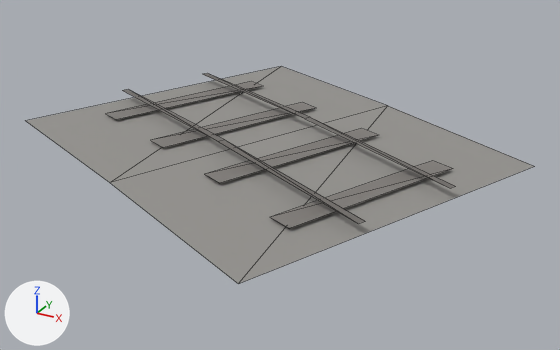
The glTF model web/public/models/trains/tiles/r_-7_1.glb, before and after one commit.
Before and after are seen from a camera (50 mm lens) standing at (-1201.55, 390.8, -6.18) and looking at (-1206.15, 399.15, -10.36). Lighting does not change. The marker at lower left points along +X, +Y and +Z. The first picture is the older version. Mesh edges are drawn as thin lines. Vertices at exactly the same position are counted once.
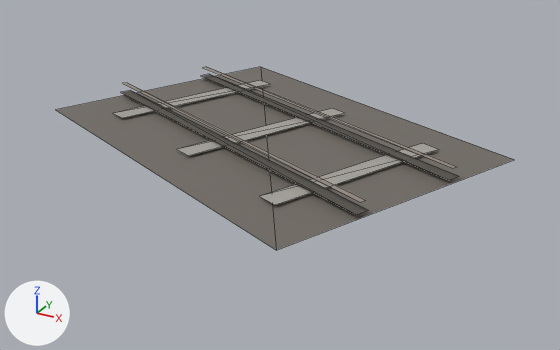
Boxes [x1, y1, x2, y2] around the edits, measured in the pictures (560 x 350 px):
'Mesh_0', reshaped, moved, rescaled (10% narrower, 16% shorter)
    before: [26, 66, 534, 284]
    after: [56, 67, 515, 250]
part 1 of me_mesh_0, rebuilt (10% narrower, 16% shorter)
    before: [26, 66, 534, 284]
    after: [56, 67, 515, 250]
part 2 of me_mesh_0, rebuilt (12% shorter)
    before: [203, 73, 455, 188]
    after: [203, 67, 457, 168]
part 3 of me_mesh_0, rebuilt (12% shorter)
    before: [122, 89, 364, 224]
    after: [122, 83, 365, 202]
part 4 of me_mesh_0, rebuilt (9% shorter)
    before: [270, 161, 452, 229]
    after: [260, 143, 439, 205]
part 5 of me_mesh_0, deleted
    before: [205, 128, 378, 183]
part 6 of me_mesh_0, deleted
    before: [150, 102, 315, 148]
part 7 of me_mesh_0, deleted
    before: [106, 81, 263, 120]
part 8 of me_mesh_0, added
    after: [114, 74, 458, 215]

Patch to the scene script:
```diff
--- a/web/public/models/trains/tiles/r_-7_1.glb.py
+++ b/web/public/models/trains/tiles/r_-7_1.glb.py
@@ me_mesh_0 @@
 # used by ob_mesh_0; location = (-1209.73, 402.403, -10.051); scale = (0.000202, 0.000202, 0.000202)
 # verts and faces of me_mesh_0; kept vertices keep their numbers, new ones are numbered from 34
-me_mesh_0.from_pydata(...)  # 34 vertices, 20 faces; spans x 0.0..32767.0, y -31126.0..0.0, z 0.0..1466.0
+me_mesh_0.from_pydata(...)  # 32 vertices, 16 faces; spans x 0.0..32767.0, y -28572.0..0.0, z 0.0..1042.0
+# me_mesh_0 part 1: the loose piece of 6 vertices spanning x 0.0..32767.0, y -31126.0..0.0, z 0.0..724.0 is rebuilt with 4 vertices and now spans x 0.0..32767.0, y -28572.0..0.0, z 0.0..49.0
+# me_mesh_0 part 2: the loose piece of 6 vertices spanning x 5802.0..29771.0, y -17649.0..-6960.0, z 742.0..1466.0 is rebuilt with 4 vertices and now spans x 5222.0..30510.0, y -16442.0..-5243.0, z 993.0..1042.0
+# me_mesh_0 part 3: the loose piece of 6 vertices spanning x 2996.0..26965.0, y -24166.0..-13477.0, z 742.0..1466.0 is rebuilt with 4 vertices and now spans x 2257.0..27545.0, y -23329.0..-12130.0, z 993.0..1042.0
+# me_mesh_0 part 4: the loose piece of 4 vertices spanning x 21985.0..28613.0, y -25637.0..-13164.0, z 314.0 is rebuilt with 4 vertices and now spans x 21400.0..28115.0, y -24419.0..-11363.0, z 191.0
+# me_mesh_0 part 5: the loose piece of 4 vertices spanning x 16042.0..22669.0, y -23079.0..-10606.0, z 596.0 is deleted
+# me_mesh_0 part 6: the loose piece of 4 vertices spanning x 10098.0..16725.0, y -20520.0..-8047.0, z 777.0 is deleted
+# me_mesh_0 part 7: the loose piece of 4 vertices spanning x 4154.0..10782.0, y -17962.0..-5489.0, z 857.0 is deleted
+# me_mesh_0 part 8
+verts[34] = (13026.0, -20236.0, 207.0)  # pixel (176, 149)
+verts[35] = (14370.0, -20814.0, 207.0)  # pixel (188, 155)
+verts[36] = (4652.0, -16631.0, 224.0)  # pixel (112, 113)
+verts[37] = (5996.0, -17209.0, 224.0)  # pixel (122, 118)
+for new, old in zip([*range(38, 42)], [*range(34, 38)]): verts[new] = verts[old] + (5371.0, 12478.0, 0.0)
+verts[42] = (5119.0, -5867.0, 362.0)  # pixel (200, 75)
+verts[43] = (2526.0, -11890.0, 362.0)  # pixel (130, 90)
+verts[44] = (2154.0, -12754.0, 362.0)  # pixel (120, 92)
+for new, old in zip([45, 46, 47], [42, 43, 44]): verts[new] = verts[old] + (25122.0, -10815.0, -48.0)
+verts[48] = (5490.0, -5003.0, 362.0)  # pixel (209, 73)
+verts[49] = (30613.0, -15818.0, 314.0)  # pixel (459, 176)
+faces += [(34, 39, 38), (34, 35, 39), (36, 41, 40), (36, 37, 41), (42, 45, 48), (45, 49, 48)]
+faces += [(43, 44, 47), (43, 47, 46)]
 me_mesh_0.materials.append(mat_defaultmaterial)
@@ ob_mesh_0 @@
 ob_mesh_0 = bpy.data.objects.new('Mesh_0', me_mesh_0)
-ob_mesh_0.location = (-1209.73, 402.403, -10.051)
-ob_mesh_0.scale = (0.000202, 0.000202, 0.000202)
+ob_mesh_0.location = (-1209.55, 401.99, -9.844)
+ob_mesh_0.scale = (0.000191, 0.000191, 0.000191)
```
